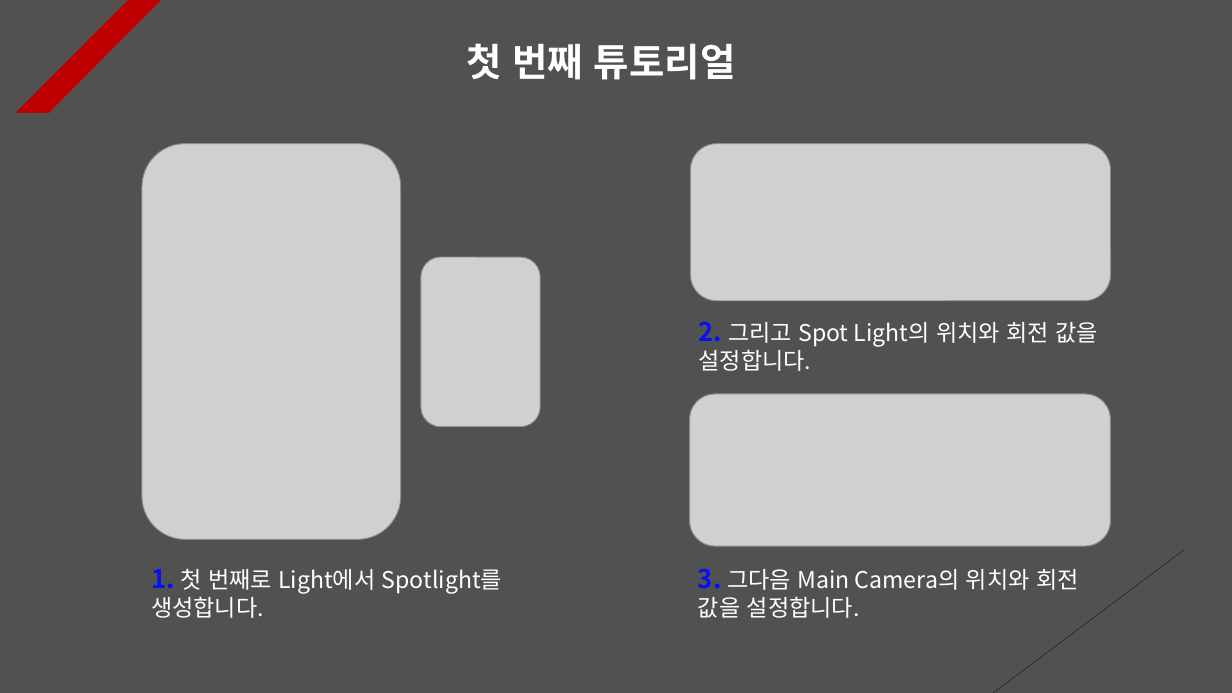
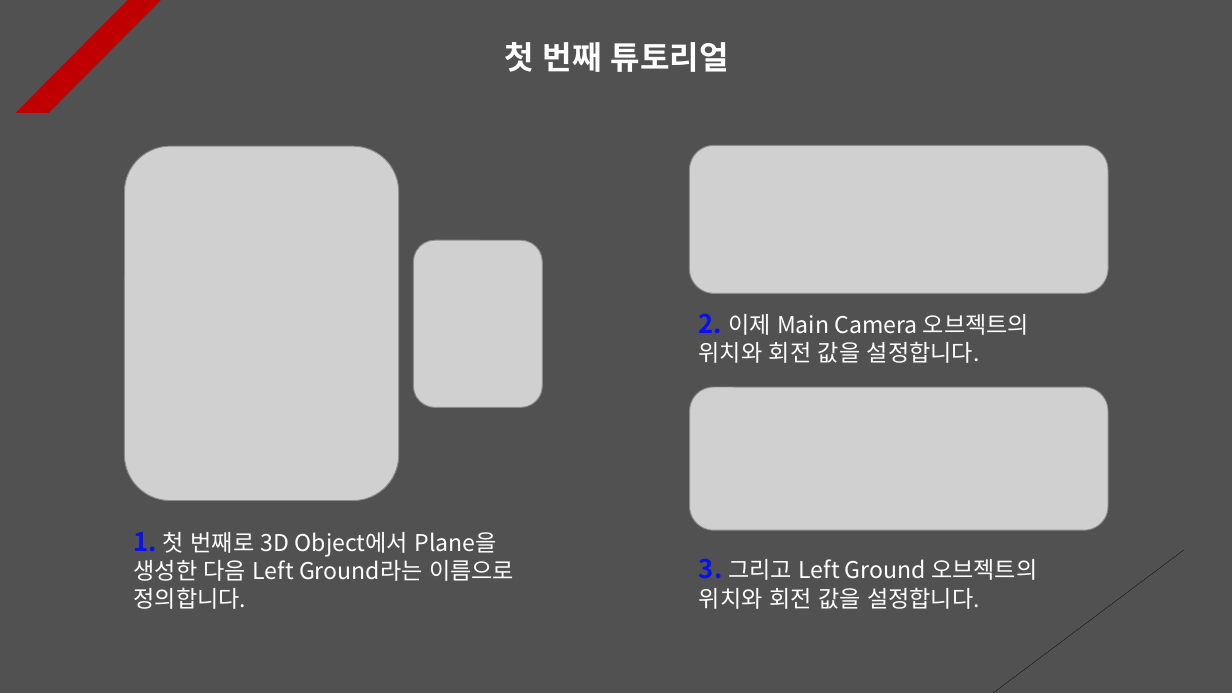
Before and after one commit to Unity2033/3D-UnityEngine, a slide deck: slide 1 of Assets/Class/Light/PPT Data/Light Example.pptx. Drawn at 1232x693 pixels with LibreOffice and Linux fonts; fonts in the diff are those of the drawing; grey boxes stand for pictures. Boxes give left, top, right and bottom in pixels: in the first picture for what was removed or moved away, otherwise in the second. Text is boxed around its words. In the diff, an @@ line names an element or a change of style, - is before the commit and + after.

```diff
--- a/Assets/Class/Light/PPT Data/Light Example.pptx
+++ b/Assets/Class/Light/PPT Data/Light Example.pptx
@@ text "첫 번째 튜토리얼" at <box>505,42,729,72</box>: size 30 to 25 pt; alignment left to centre @@
@@ picture: place and size @@
-picture at <box>142,143,401,539</box>
+picture at <box>125,146,399,500</box>
@@ picture: place and size @@
-picture at <box>690,143,1111,300</box>
+picture at <box>689,145,1108,293</box>
@@ picture: place and size @@
-picture at <box>421,257,540,427</box>
+picture at <box>413,240,543,408</box>
@@ text at <box>699,313,1029,363</box>: text changed @@
-3. 그다음 Main Camera의 위치와 회전 값을 설정합니다.
+2. 이제 Main Camera 오브젝트의 위치와 회전 값을 설정합니다.
@@ picture: place and size @@
-picture at <box>689,394,1110,546</box>
+picture at <box>689,387,1108,531</box>
@@ text at <box>134,532,514,609</box>: text changed @@
-1. 첫 번째로 Light에서 Spotlight를 생성합니다.
+1. 첫 번째로 3D Object에서 Plane을 생성한 다음 Left Ground라는 이름으로 정의합니다.
@@ text at <box>699,558,1037,609</box>: text changed @@
-2. 그리고 Spot Light의 위치와 회전 값을 설정합니다.
+3. 그리고 Left Ground 오브젝트의 위치와 회전 값을 설정합니다.
```
Also in this commit, not shown: 2 other slides changed, 2 slides added, 10 slides removed, 25 other files.
